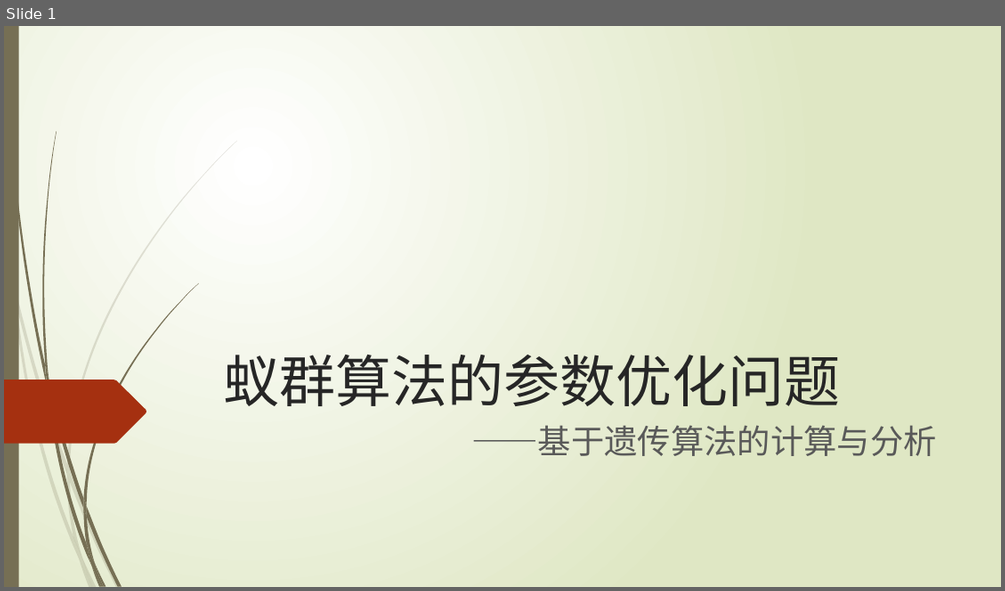
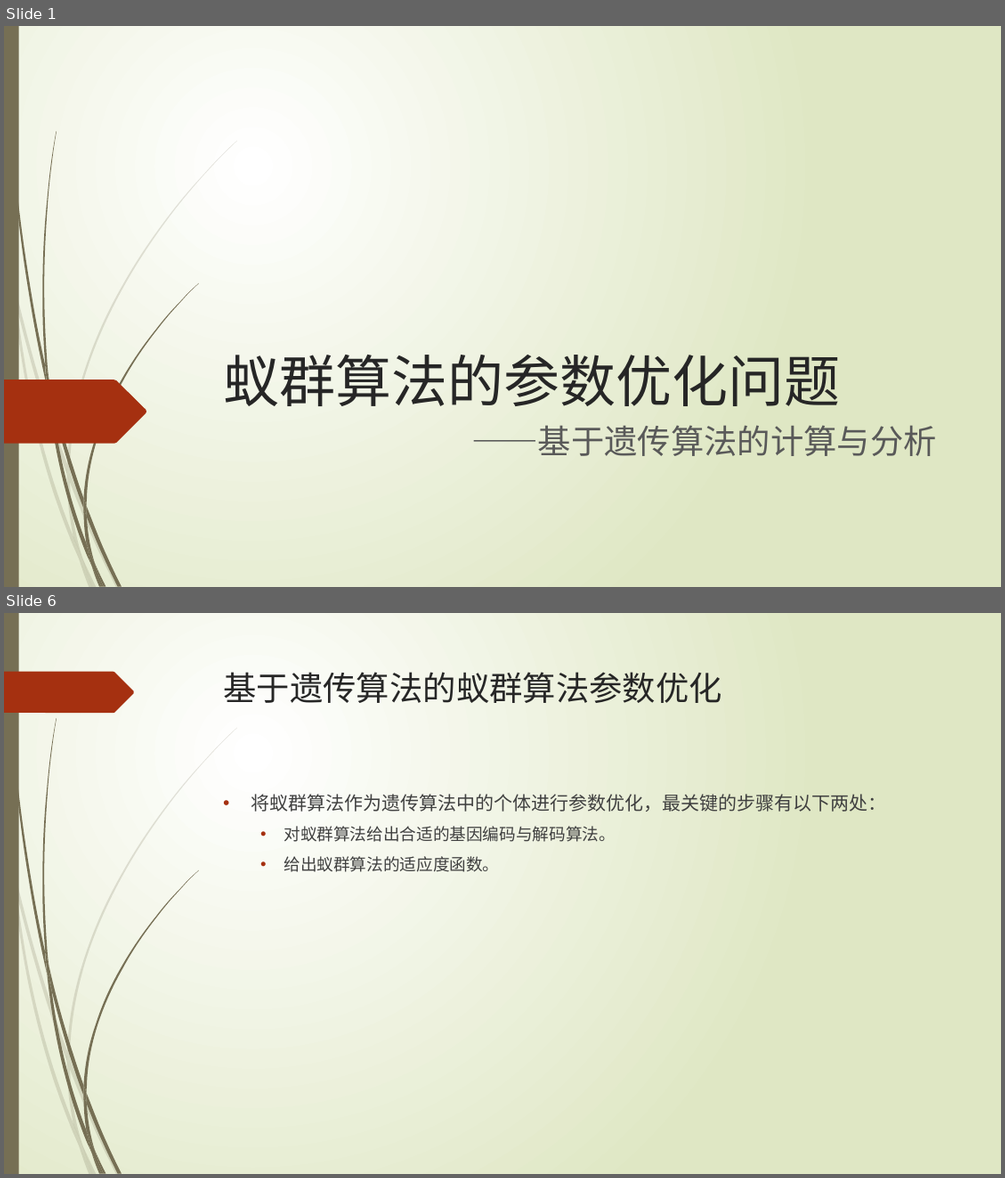
Before and after one commit to sigh0829/ga_aco, a slide deck: src/main/resources/draft/答辩演示文稿.pptx. Shown one above the other, each under a label of ours: slide 1 before the commit, slides 1 and 6 after it; the slides between them are not shown. The pictures are 1005x591 and 1005x1178 pixels, drawn with LibreOffice and Linux fonts; fonts in the diff are those of the drawing. Boxes give left, top, right and bottom in pixels: in the first picture for what was removed or moved away, otherwise in the second. Text is boxed around its words. In the diff, an @@ line names an element or a change of style, - is before the commit and + after.

```diff
--- a/src/main/resources/draft/答辩演示文稿.pptx
+++ b/src/main/resources/draft/答辩演示文稿.pptx
@@ slide 6 added at (x1=4, y1=613, x2=1001, y2=1174), background gradient #FFFFFF to #DFE8C4; not listed: 23 template elements that a slide beside it also shows @@
@@ freeform shape added at (x1=4, y1=672, x2=134, y2=713), fill #A53010 @@
@@ title added at (x1=224, y1=672, x2=722, y2=703), 32 pt, text #262626 @@
+基于遗传算法的蚁群算法参数优化
@@ text added at (x1=251, y1=791, x2=887, y2=872), 18 pt, text #404040 @@
+• 将蚁群算法作为遗传算法中的个体进行参数优化，最关键的步骤有以下两处：
+  • 对蚁群算法给出合适的基因编码与解码算法。
+  • 给出蚁群算法的适应度函数。
```
Also in this commit, not shown: 2 slides changed, 4 other slides added, 1 slide removed.
